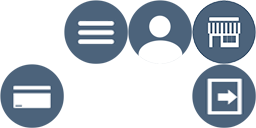
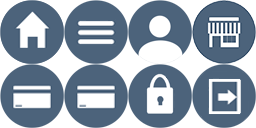
Layered file, before and after one edit (256px x 128px). Changes by layer:
added layer "Layer 13" above "Layer 5" over [0, 0, 64, 64]
painted on "Layer 5" over [200, 72, 248, 122]
added layer "Layer 12" above "Layer 11" over [133, 67, 184, 122]
added layer "Layer 10" above "Layer 9" over [0, 0, 64, 64]
added layer "Layer 9" above "Layer 8" over [128, 64, 192, 128]
added layer "Layer 8" above "Layer 3" over [64, 64, 128, 128]
